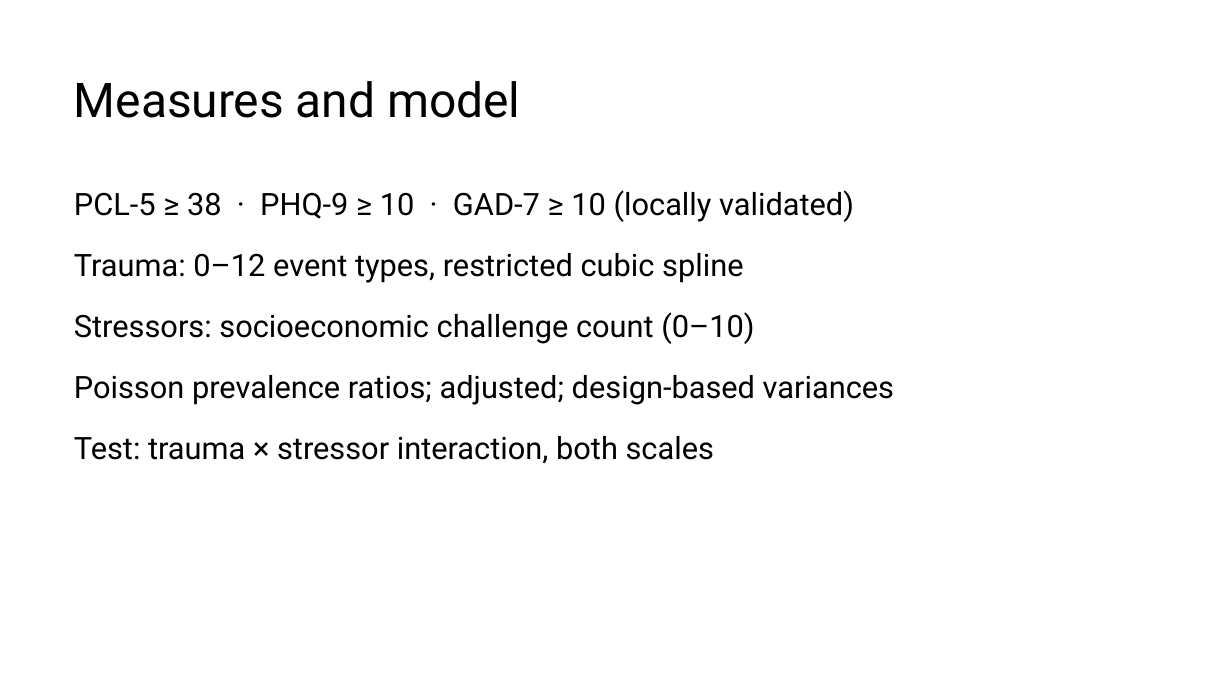
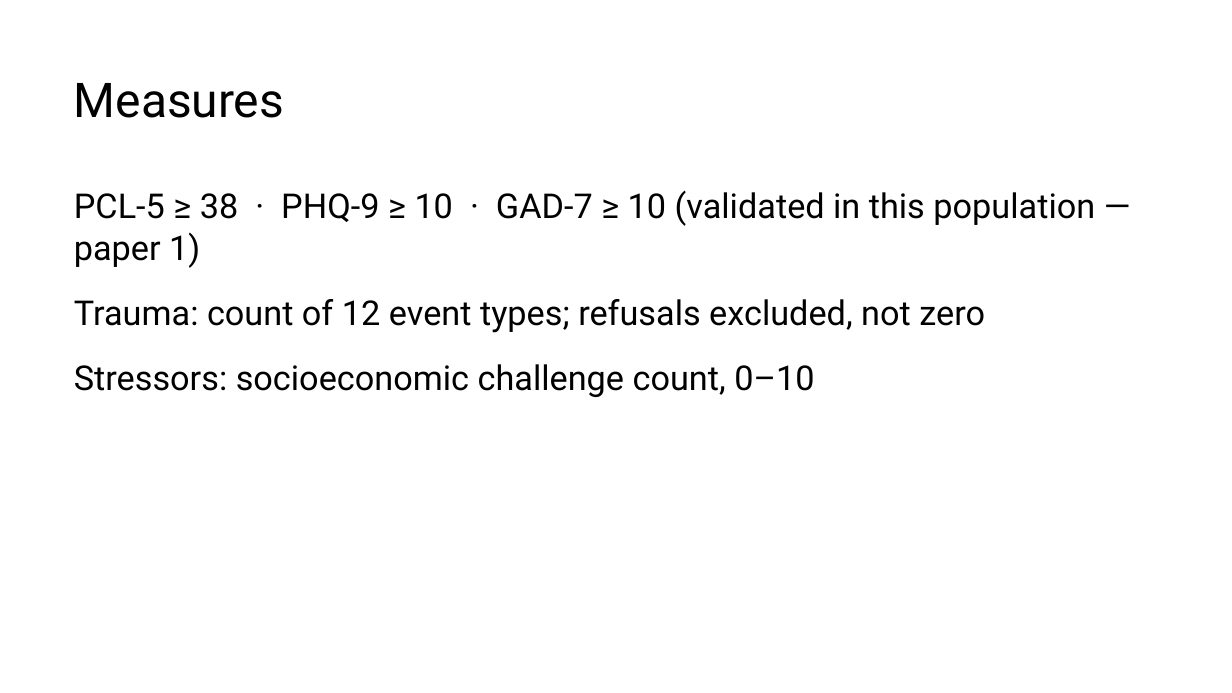
Before and after one commit to MrMoh19/speechify-personal, a slide deck: slide 9 of projects/marvin-stress-trauma/istss_trauma_saturation.pptx (slide 8 before the commit). Drawn at 1232x693 pixels with LibreOffice and Linux fonts; fonts in the diff are those of the drawing. Boxes give left, top, right and bottom in pixels: in the first picture for what was removed or moved away, otherwise in the second. Text is boxed around its words. In the diff, an @@ line names an element or a change of style, - is before the commit and + after.

```diff
--- a/projects/marvin-stress-trauma/istss_trauma_saturation.pptx
+++ b/projects/marvin-stress-trauma/istss_trauma_saturation.pptx
@@ text at (x1=74, y1=83, x2=284, y2=118): text changed @@
-Measures and model
+Measures
@@ text at (x1=74, y1=190, x2=1095, y2=397): text changed; size 18 to 20 pt @@
-PCL-5 ≥ 38 · PHQ-9 ≥ 10 · GAD-7 ≥ 10 (locally validated)
-Trauma: 0–12 event types, restricted cubic spline
-Stressors: socioeconomic challenge count (0–10)
-Poisson prevalence ratios; adjusted; design-based variances
-Test: trauma × stressor interaction, both scales
+PCL-5 ≥ 38 · PHQ-9 ≥ 10 · GAD-7 ≥ 10 (validated in this population — paper 1)
+Trauma: count of 12 event types; refusals excluded, not zero
+Stressors: socioeconomic challenge count, 0–10
```
Also in this commit, not shown: 5 other slides changed, 5 slides added, 1 slide removed, 1 other file.
